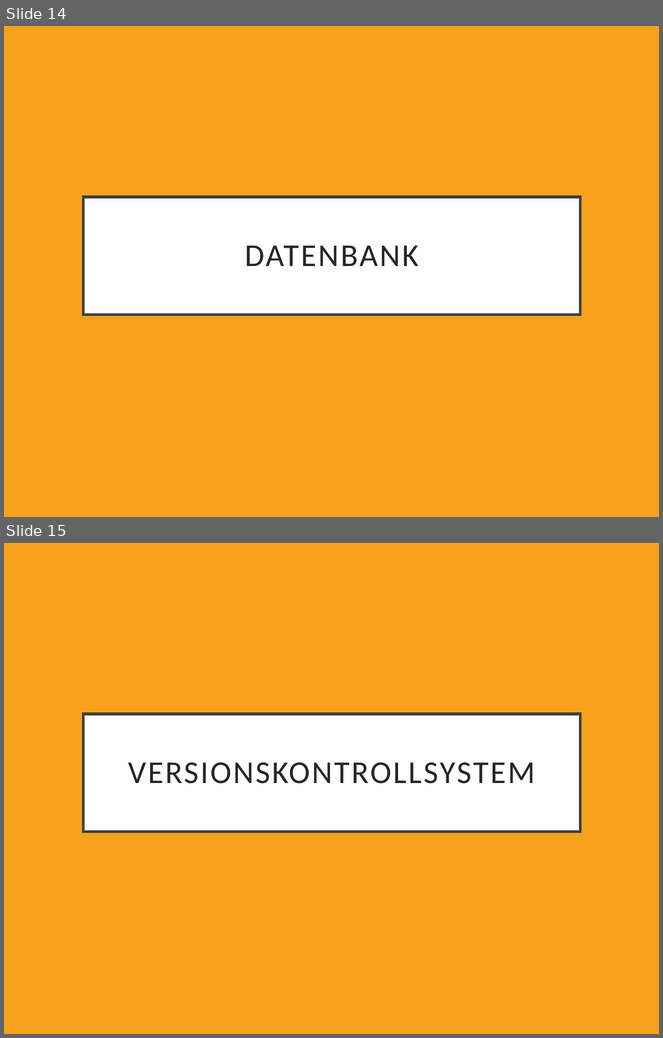
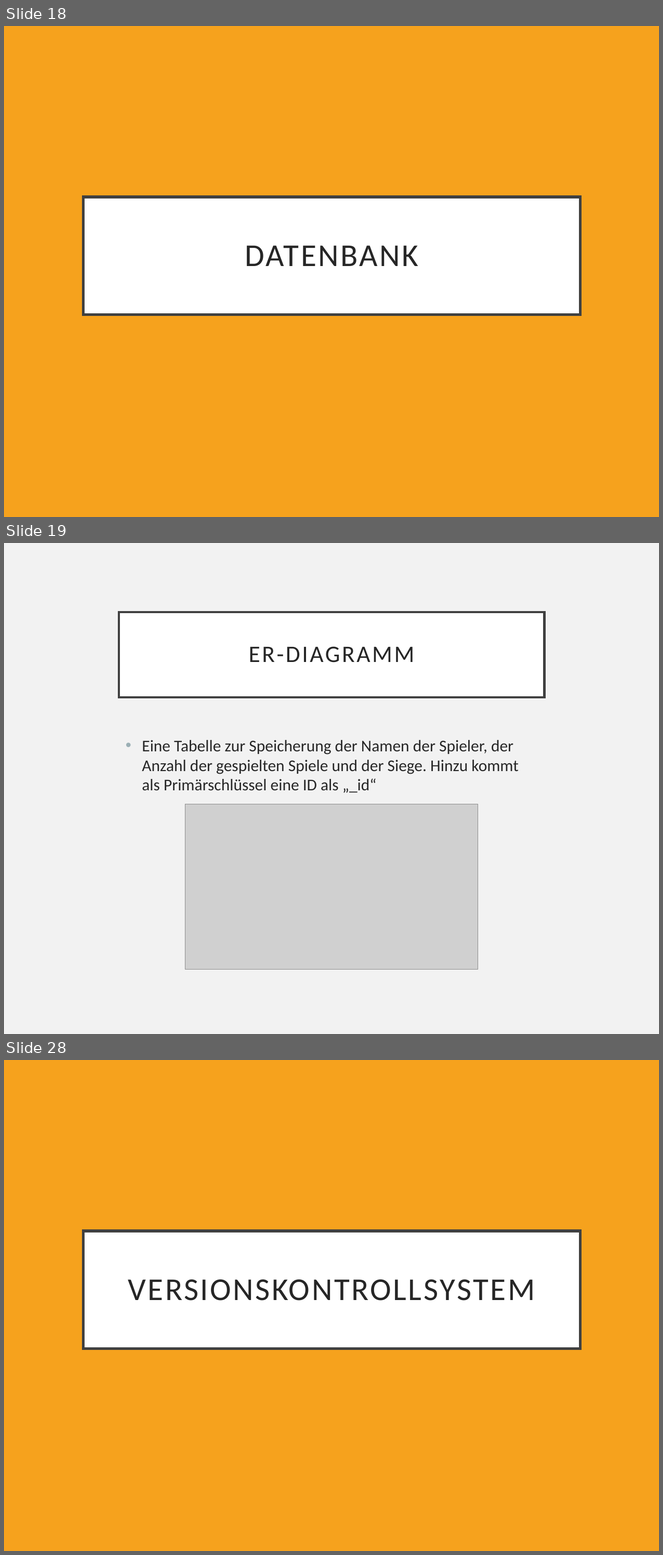
Before and after one commit to HeikoDudzus/VierGewinnt, a slide deck: Dokumente/Programmierprojekt.pptx. Shown one above the other, each under a label of ours: slides 14 and 15 before the commit, slides 18, 19 and 28 after it; the slides between them are not shown. The pictures are 663x1038 and 663x1555 pixels, drawn with LibreOffice and Linux fonts; fonts in the diff are those of the drawing; grey boxes stand for pictures. Boxes give left, top, right and bottom in pixels: in the first picture for what was removed or moved away, otherwise in the second. Text is boxed around its words. In the diff, an @@ line names an element or a change of style, - is before the commit and + after.

```diff
--- a/Dokumente/Programmierprojekt.pptx
+++ b/Dokumente/Programmierprojekt.pptx
@@ slide 19 added at [4, 543, 659, 1034], background #F2F2F2 @@
@@ title added at [119, 612, 545, 697], fill #FFFFFF, outline #404040 2.5 pt, 26 pt, text #262626 @@
+ER-DIAGRAMM
@@ text added at [142, 740, 518, 793], 18 pt, text #262626 @@
+• Eine Tabelle zur Speicherung der Namen der Spieler, der Anzahl der gespielten Spiele und der Siege. Hinzu kommt als Primärschlüssel eine ID als „_id“
@@ picture added at [185, 805, 478, 969] @@
@@ what was slide 14 is now slide 18 @@
@@ what was slide 15 is now slide 28 @@
```
Also in this commit, not shown: 1 slide changed, 12 other slides added.
